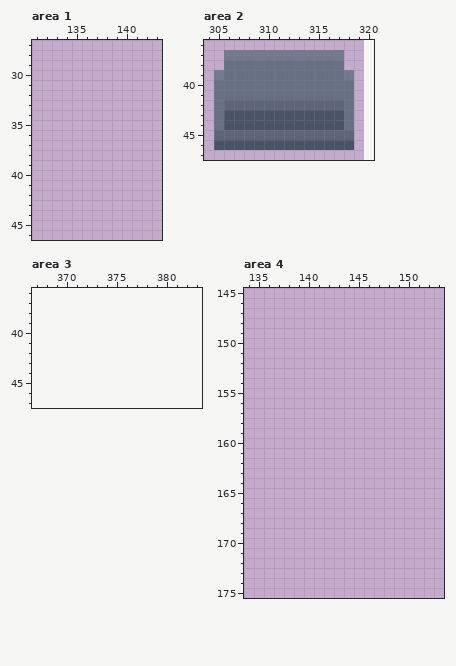
Two states of a pixel-art file, Artwork/TileSets/TileMaps/Dungeon.ase. The first picture shows the starting point.
320x320 pixels, 1 frame. Colours within 5 levels of each other are drawn and written as one. Shown: area 1: x 131..143, y 27..46; area 2: x 304..320, y 36..47; area 3: x 367..383, y 36..47; area 4: x 134..153, y 145..175. The old version is drawn lined up with the new one, on the new canvas. The commit also changed other parts of the picture, which this record leaves out.
New version:
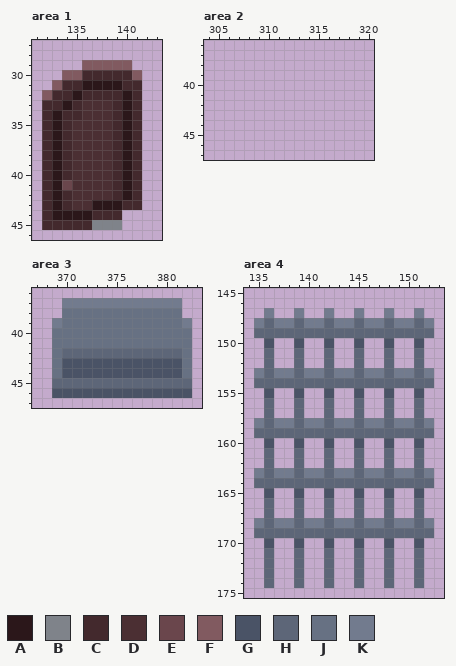
Palette (. is transparent): A #2b171a  B #7f838a  C #43292d  D #4b2f33  E #6a464c  F #815a60  G #4a5366  H #5d6678  J #677183  K #727b8e
Diff:
canvas 320x320 -> 384x320
--- area 1
@@ x 131..143 @@
 28 .............
-29 .............
-30 .............
-31 .............
-32 .............
-33 .............
-34 .............
-35 .............
-36 .............
-37 .............
-38 .............
-39 .............
-40 .............
-41 .............
-42 .............
-43 .............
-44 .............
-45 .............
+29 .....FFFFF...
+30 ...FFCCCCCF..
+31 ..FCCAAAACC..
+32 .FCCACCCCAC..
+33 .CCACDDDCAC..
+34 .CACCDDDCAC..
+35 .CACDDDDCAC..
+36 .CACDDDDCAC..
+37 .CACDDDDCAC..
+38 .CACDDDDCAC..
+39 .CACDDDDCAC..
+40 .CACDDDDCAC..
+41 .CAEDDDDCAC..
+42 .CACDDDDCAC..
+43 .CACDDAAACC..
+44 .CAAAACCC....
+45 .CCCCCBBB....
 46 .............
--- area 2
@@ x 304..320 @@
 36 .................
-37 ..KKKKKKKKKKKK...
-38 ..JJJJJJJJJJJJ...
-39 .KJJJJJJJJJJJJK..
-40 .JJJJJJJJJJJJJJ..
-41 .JJJJJJJJJJJJJJ..
-42 .JHHHHHHHHHHHHJ..
-43 .JGGGGGGGGGGGGJ..
-44 .JGGGGGGGGGGGGJ..
-45 .HHHHHHHHHHHHHH..
-46 .GGGGGGGGGGGGGG..
+37 .................
+38 .................
+39 .................
+40 .................
+41 .................
+42 .................
+43 .................
+44 .................
+45 .................
+46 .................
 47 .................
--- area 3
@@ x 367..383 @@
 36 .................
-37 .................
-38 .................
-39 .................
-40 .................
-41 .................
-42 .................
-43 .................
-44 .................
-45 .................
-46 .................
+37 ...KKKKKKKKKKKK..
+38 ...JJJJJJJJJJJJ..
+39 ..KJJJJJJJJJJJJK.
+40 ..JJJJJJJJJJJJJJ.
+41 ..JJJJJJJJJJJJJJ.
+42 ..JHHHHHHHHHHHHJ.
+43 ..JGGGGGGGGGGGGJ.
+44 ..JGGGGGGGGGGGGJ.
+45 ..HHHHHHHHHHHHHH.
+46 ..GGGGGGGGGGGGGG.
 47 .................
--- area 4
@@ x 134..153 @@
 146 ....................
-147 ....................
-148 ....................
-149 ....................
-150 ....................
-151 ....................
-152 ....................
-153 ....................
-154 ....................
-155 ....................
-156 ....................
-157 ....................
-158 ....................
-159 ....................
-160 ....................
-161 ....................
-162 ....................
-163 ....................
-164 ....................
-165 ....................
-166 ....................
-167 ....................
-168 ....................
-169 ....................
-170 ....................
-171 ....................
-172 ....................
-173 ....................
-174 ....................
+147 ..K..K..K..K..K..K..
+148 .KHKKHKKHKKHKKHKKHK.
+149 .HHHHHHHHHHHHHHHHHH.
+150 ..G..G..G..G..G..G..
+151 ..H..H..H..H..H..H..
+152 ..H..H..H..H..H..H..
+153 .KHKKHKKHKKHKKHKKHK.
+154 .HHHHHHHHHHHHHHHHHH.
+155 ..G..G..G..G..G..G..
+156 ..H..H..H..H..H..H..
+157 ..H..H..H..H..H..H..
+158 .KHKKHKKHKKHKKHKKHK.
+159 .HHHHHHHHHHHHHHHHHH.
+160 ..G..G..G..G..G..G..
+161 ..H..H..H..H..H..H..
+162 ..H..H..H..H..H..H..
+163 .KHKKHKKHKKHKKHKKHK.
+164 .HHHHHHHHHHHHHHHHHH.
+165 ..G..G..G..G..G..G..
+166 ..H..H..H..H..H..H..
+167 ..H..H..H..H..H..H..
+168 .KHKKHKKHKKHKKHKKHK.
+169 .HHHHHHHHHHHHHHHHHH.
+170 ..G..G..G..G..G..G..
+171 ..H..H..H..H..H..H..
+172 ..H..H..H..H..H..H..
+173 ..H..H..H..H..H..H..
+174 ..H..H..H..H..H..H..
 175 ....................
Pixel boxes of the changes (left, top, right, bottom) in both pictures:
added: (42, 60, 142, 230)
erased: (214, 50, 354, 150)
added: (52, 298, 192, 398)
added: (254, 308, 434, 588)
